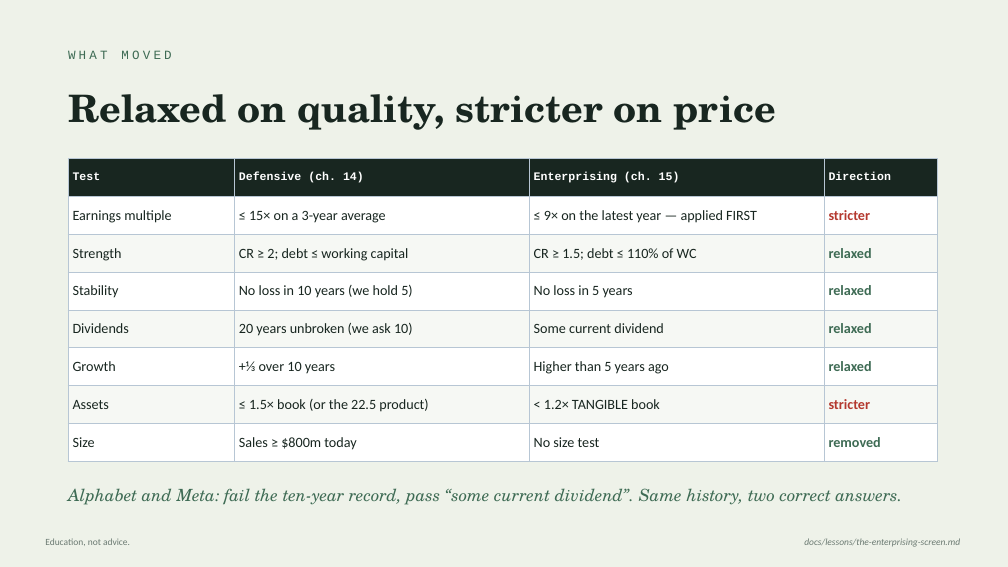
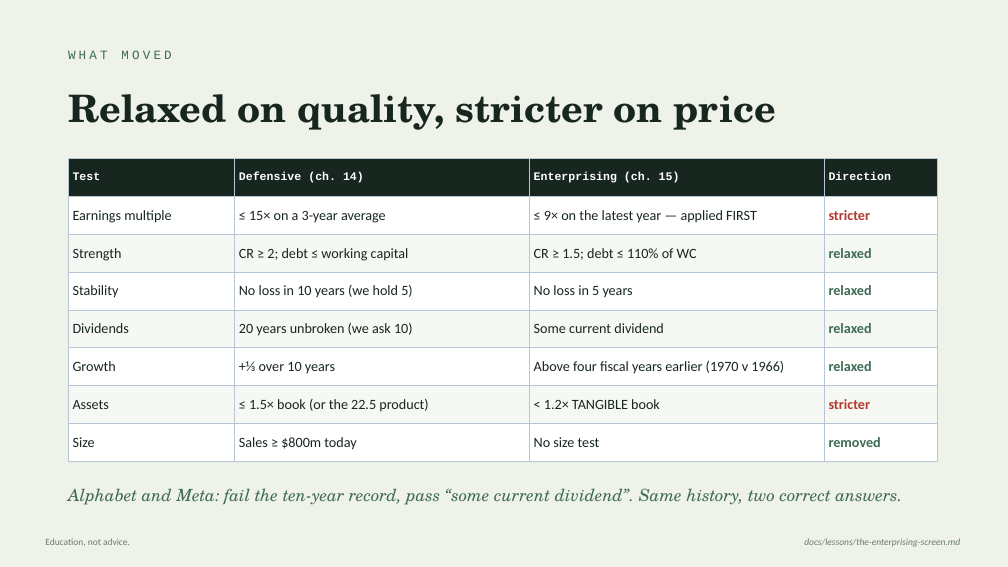
Before and after one commit to tonyryan08/stock-market-toolkit, a slide deck: slide 4 of docs/lessons/week-06-numbers-into-narrative.pptx. Drawn at 1008x567 pixels with LibreOffice and Linux fonts; fonts in the diff are those of the drawing. Boxes give left, top, right and bottom in pixels: in the first picture for what was removed or moved away, otherwise in the second. Text is boxed around its words. In the diff, an @@ line names an element or a change of style, - is before the commit and + after.

```diff
--- a/docs/lessons/week-06-numbers-into-narrative.pptx
+++ b/docs/lessons/week-06-numbers-into-narrative.pptx
@@ table at <box>68,159,938,454</box> @@
-row 6, column 3: Higher than 5 years ago
+row 6, column 3: Above four fiscal years earlier (1970 v 1966)
```
Also in this commit, not shown: 3 other slides changed, 51 other files.
